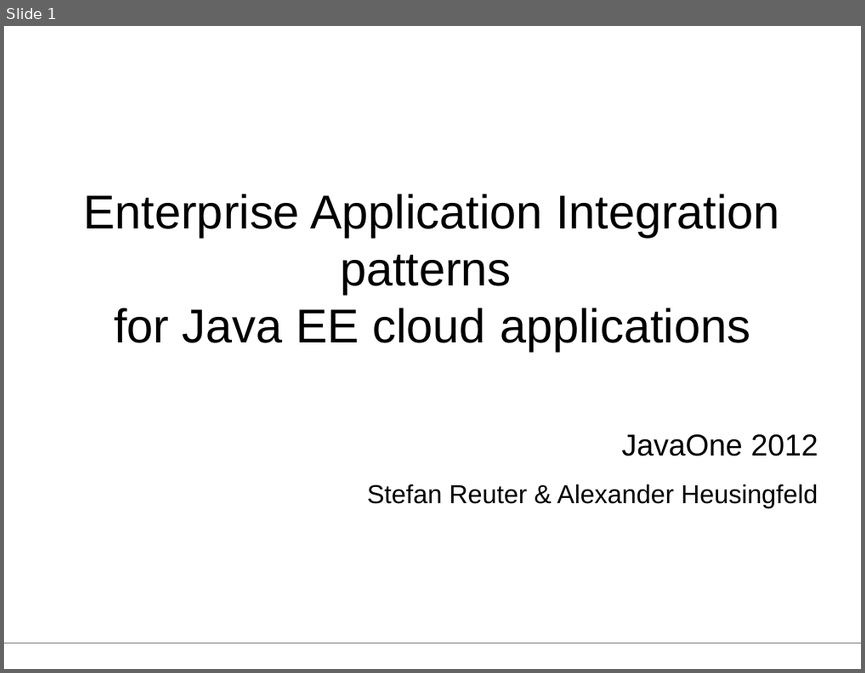
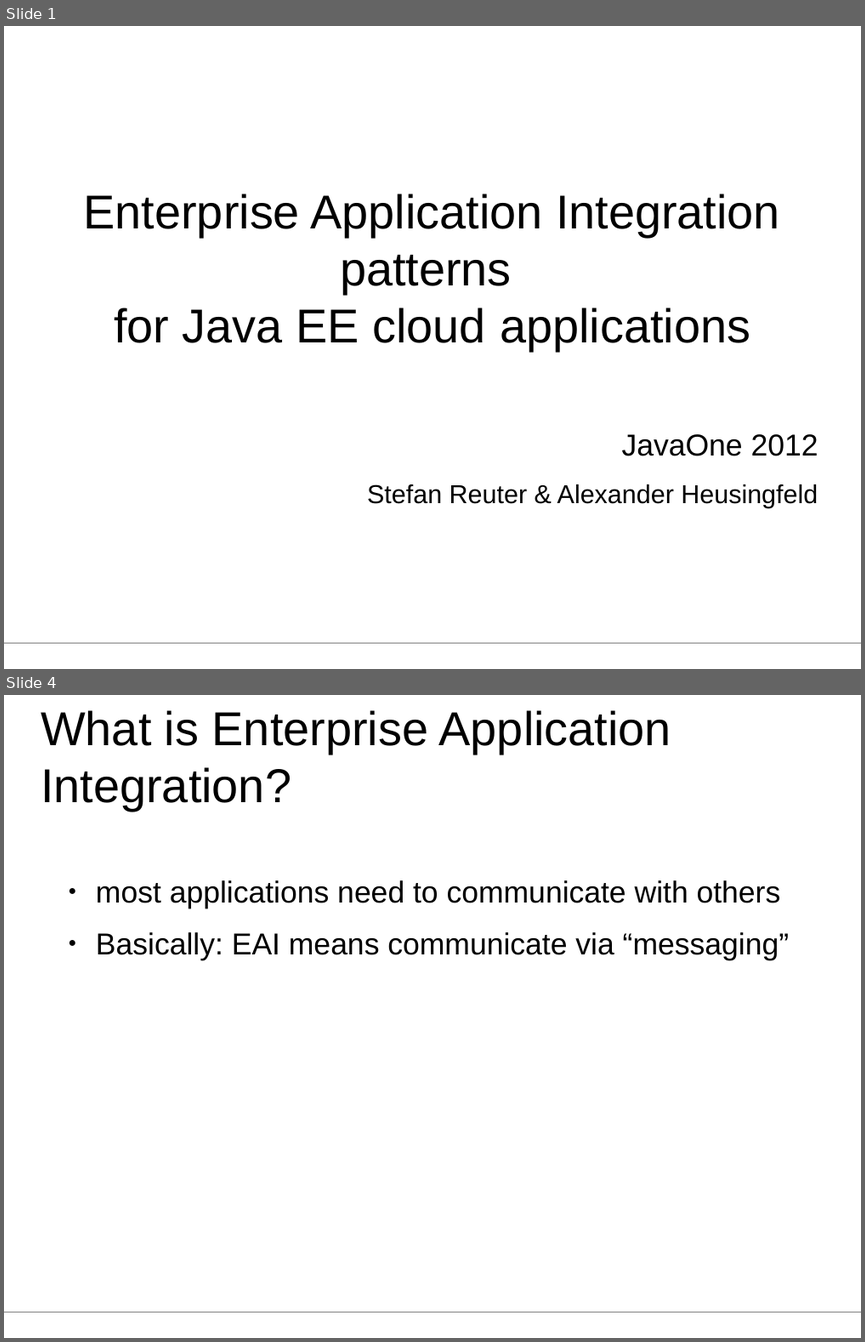
Before and after one commit to aheusingfeld/javaone2012, a slide deck: slides/eai-slides.odp. Shown one above the other, each under a label of ours: slide 1 before the commit, slides 1 and 4 after it; the slides between them are not shown. The pictures are 865x673 and 865x1342 pixels, drawn with LibreOffice and Linux fonts; fonts in the diff are those of the drawing. Boxes give left, top, right and bottom in pixels: in the first picture for what was removed or moved away, otherwise in the second. Text is boxed around its words. In the diff, an @@ line names an element or a change of style, - is before the commit and + after.

```diff
--- a/slides/eai-slides.odp
+++ b/slides/eai-slides.odp
@@ slide 4 added at box(4, 695, 861, 1338), background #FFFFFF; not listed: 1 template element that a slide beside it also shows @@
@@ title added at box(41, 710, 671, 811), 44 pt, text #000000 @@
+What is Enterprise Application Integration?
@@ text added at box(96, 880, 789, 960), 28 pt, text #000000 @@
+● most applications need to communicate with others
+● Basically: EAI means communicate via “messaging”
```
Also in this commit, not shown: 7 slides changed, 5 other slides added, 2 slides removed, 1 other file.
